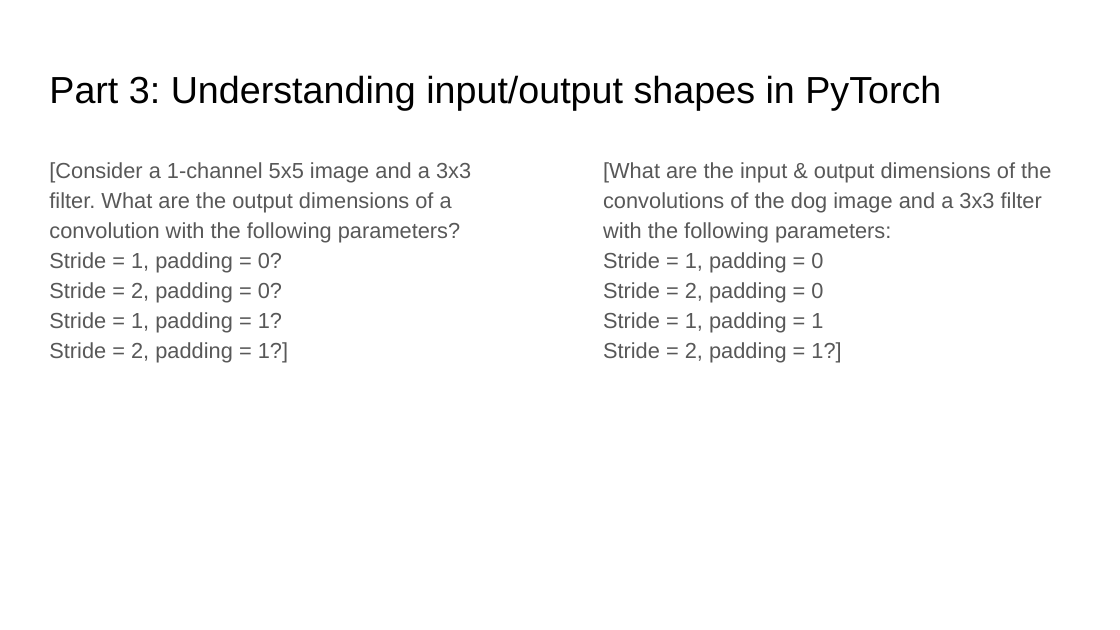
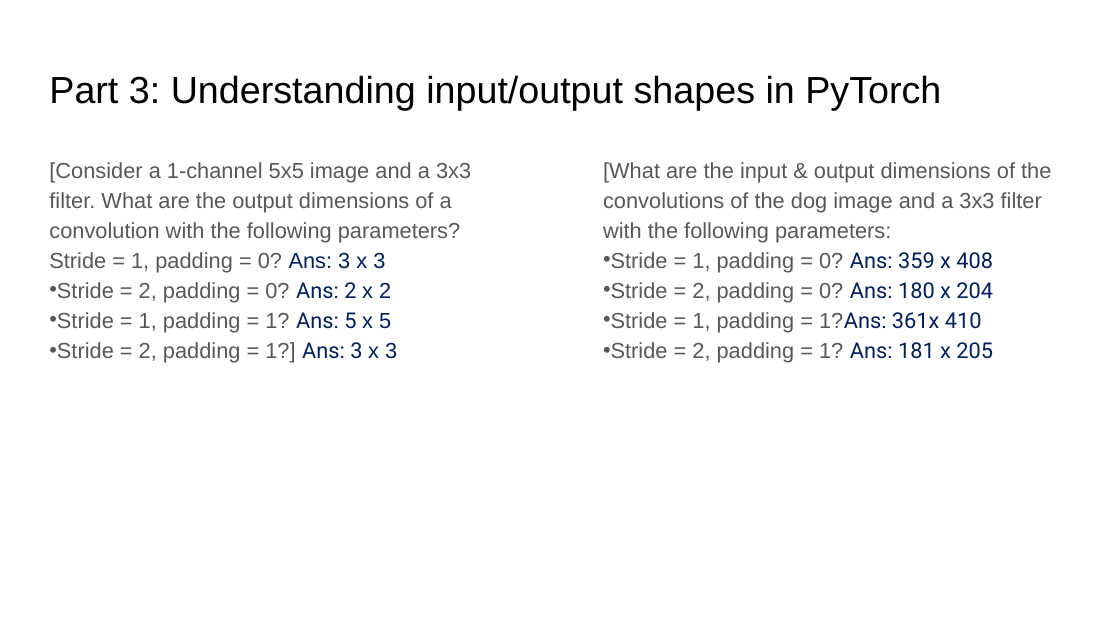
Before and after one commit to aashutoshav/Computer-Vision-Project-1, a slide deck: slide 11 of docs/report.pptx. Drawn at 1120x630 pixels with LibreOffice and Linux fonts; fonts in the diff are those of the drawing. Boxes give left, top, right and bottom in pixels: in the first picture for what was removed or moved away, otherwise in the second. Text is boxed around its words. In the diff, an @@ line names an element or a change of style, - is before the commit and + after.

```diff
--- a/docs/report.pptx
+++ b/docs/report.pptx
@@ text at (x1=49, y1=252, x2=397, y2=362): text changed @@
-Stride = 1, padding = 0?
-Stride = 2, padding = 0?
-Stride = 1, padding = 1?
-Stride = 2, padding = 1?]
+Stride = 1, padding = 0? Ans: 3 x 3
+• Stride = 2, padding = 0? Ans: 2 x 2
+• Stride = 1, padding = 1? Ans: 5 x 5
+• Stride = 2, padding = 1?] Ans: 3 x 3
@@ text at (x1=603, y1=252, x2=993, y2=362): text changed @@
-Stride = 1, padding = 0
-Stride = 2, padding = 0
-Stride = 1, padding = 1
-Stride = 2, padding = 1?]
+• Stride = 1, padding = 0? Ans: 359 x 408
+• Stride = 2, padding = 0? Ans: 180 x 204
+• Stride = 1, padding = 1?Ans: 361x 410
+• Stride = 2, padding = 1? Ans: 181 x 205
```
Also in this commit, not shown: 17 other slides changed, 2 slides added, 2 slides removed, 22 other files.
